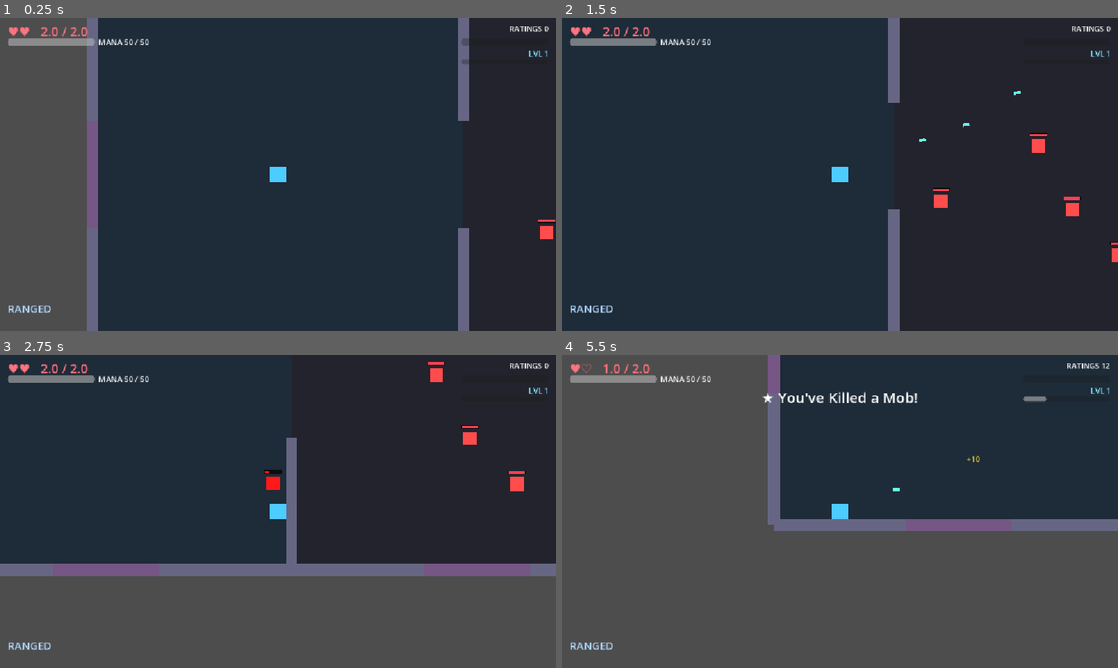
Above: before the commit, frames 1-4 (two rows, left to right).
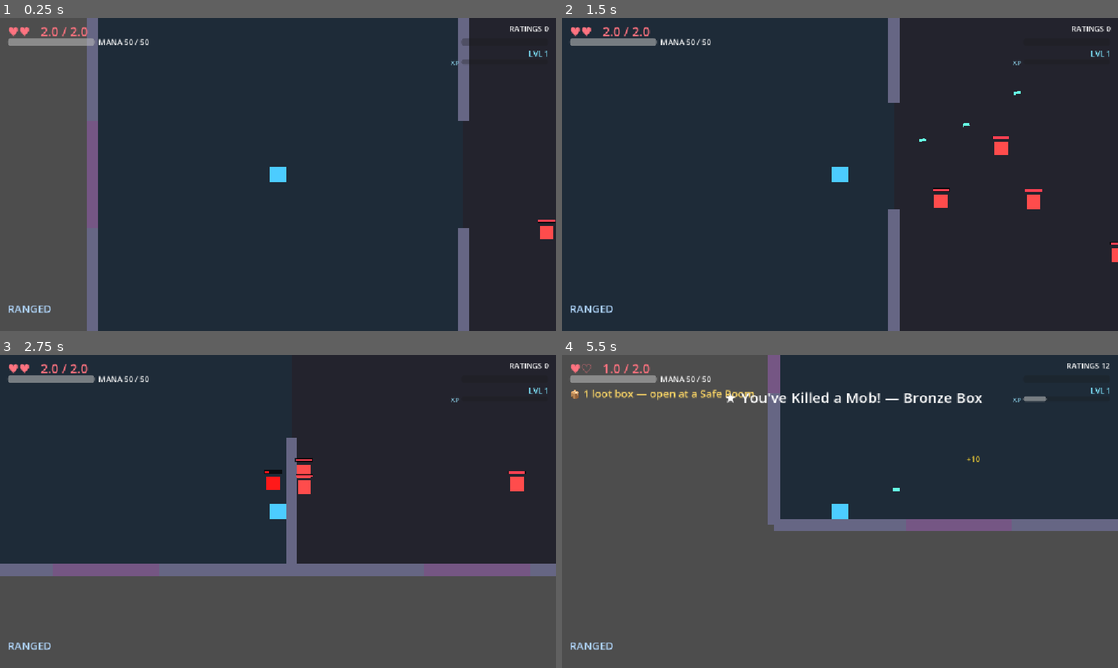
Above: after the commit, the same moments.

Repository: nderman/dungeon-grinder-cal
Game: Godot game, scene res://Floor.tscn
Two runs of this game, one before a commit and one after it. Both use one fixed random seed, a clock stepped at 60 frames per second and the inputs below.
Inputs (mouse positions are in pixels of both pictures, inside the frame that each line leads up to):
- Up to frame 1 (0.25 s): no input
- Up to frame 2 (1.5 s): tap Enter (ui_accept) at 0.5, 0.77 s; move the mouse to (962, 158) at 0.52 s; press the mouse at (962, 158) at 0.53 s; hold D (move_right) 0.53-1.28 s; move the mouse to (728, 190) at 1.27 s; release the mouse at (728, 190) at 1.28 s; hold S (move_down) from 1.28 s (still down); tap Down (aim_down) at 1.35 s
- Up to frame 3 (2.75 s): tap Enter (ui_accept) at 1.52 s; click (166, 527) at 1.55 s; move the mouse to (333, 442) at 2.02 s; release S (move_down) at 2.03 s; press the mouse at (333, 442) at 2.03 s; hold D (move_right) from 2.03 s (still down); tap Left (aim_left) at 2.1 s
- Up to frame 4 (5.5 s): move the mouse to (812, 574) at 2.77 s; release D (move_right) at 2.78 s; release the mouse at (812, 574) at 2.78 s; hold W (move_up) 2.78-3.53 s; tap Right (aim_right) at 2.85 s; tap Enter (ui_accept) at 3.02, 3.77, 4.52 s; click (812, 574) at 3.05 s; move the mouse to (1006, 558) at 3.52 s; press the mouse at (1006, 558) at 3.53 s; hold A (move_left) 3.53-5.03 s; tap Up (aim_up) at 3.6 s; move the mouse to (673, 464) at 4.27 s; release the mouse at (673, 464) at 4.28 s; tap Space (dash) at 4.35 s; click (673, 464) at 4.55 s; move the mouse to (867, 511) at 5.02 s; press the mouse at (867, 511) at 5.03 s; hold S (move_down) from 5.03 s (still down)

The runs differ from the first frame. In frame 1, less than 0.1% of the frame differs, in the area x 81-83%, y 13-16%; in frame 2, 0.6%; in frame 3, 0.5%; in frame 4, 1.2%, in the area x 1-83%, y 10-16%.

Commit message:
Feedback polish: loot counter, snappier death, pack aggro
Playtest fixes:
- Loot notification: persistent "📦 N loot boxes — open at a Safe Room" counter on
  the HUD (GameManager.loot_boxes_changed / add_loot_box, cleared on open_all_boxes),
  and the achievement ticker now names the box tier ("★ Crowd Pleaser — Bronze Box").
- Death: the Cancelled cut is 1.2s (was 2.0s), and the player freezes instantly on
  death (health_depleted → _on_death: physics + input off, velocity zeroed) so you
  can't keep playing during the beat.
- XP bar got a small "XP" label so it reads as XP (bar itself unchanged).
- Pack aggro: a freshly-aggroed mob (by sight OR by being hit) rallies idle buddies
  within alert_radius (260px) to the same target — one hop, so the cluster wakes, not
  the whole floor. Dormant bosses and already-engaged mobs are unaffected.

Co-Authored-By: Claude Opus 4.7 (1M context) <noreply@anthropic.com>

Diff:
--- a/game-client/components/AIComponent.gd
+++ b/game-client/components/AIComponent.gd
@@ -9,6 +9,7 @@
 var current_state: State = State.IDLE
 
 @export var detection_range: float = 400.0
+@export var alert_radius: float = 260.0          # a freshly-aggroed mob rallies buddies within this
 @export var attack_range: float = 60.0
 @export var telegraph_duration: float = 0.3   # Glitch-Goblin baseline
 @export var attack_cooldown: float = 1.2
@@ -53,6 +54,28 @@
 	target = players[0] as CharacterBody2D
 	if current_state == State.IDLE:
 		_change_state(State.CHASE)
+		_rally_nearby()
+
+# Alert idle mobs near me to the same target — sniping/sighting one wakes its cluster.
+# Alerted mobs do NOT re-rally (one hop), so a pack wakes, not the whole floor.
+func _rally_nearby() -> void:
+	if not is_instance_valid(target):
+		return
+	for e in get_tree().get_nodes_in_group("enemies"):
+		if e == parent or not (e is Node2D):
+			continue
+		if global_position.distance_to((e as Node2D).global_position) > alert_radius:
+			continue
+		var ai := e.get_node_or_null("AIComponent") as AIComponent
+		if ai:
+			ai.alert(target)
+
+func alert(t: CharacterBody2D) -> void:
+	if not _active or is_instance_valid(target):
+		return   # dormant, or already engaged
+	target = t
+	if current_state == State.IDLE:
+		_change_state(State.CHASE)
 
 func _physics_process(delta: float) -> void:
 	if not _active:
@@ -70,6 +93,7 @@
 	if p and global_position.distance_to(p.global_position) < detection_range:
 		target = p
 		_change_state(State.CHASE)
+		_rally_nearby()
 
 func _handle_chase(delta: float) -> void:
 	if target == null:
--- a/game-client/entities/player/Player.gd
+++ b/game-client/entities/player/Player.gd
@@ -58,6 +58,14 @@
 	add_child(_melee_fx)
 	_inventory_panel = InventoryPanel.new()
 	add_child(_inventory_panel)
+	health_comp.health_depleted.connect(_on_death)
+
+# Death ("Cancelled"): freeze the contestant at once so you can't keep playing during the
+# brief Green-Room cut. GameManager.end_run (fired by HealthComponent) handles the hand-off.
+func _on_death() -> void:
+	set_physics_process(false)
+	set_process_unhandled_input(false)
+	velocity = Vector2.ZERO
 
 func _initialize_contestant() -> void:
 	if not GameManager.current_run_stats.is_empty():
--- a/game-client/scripts/autoloads/AchievementManager.gd
+++ b/game-client/scripts/autoloads/AchievementManager.gd
@@ -47,8 +47,9 @@
 			_run_unlocked.append(id)
 		_:
 			pass   # "repeatable" — no dedup
-	GameManager.earned_loot_boxes.append(int(a["tier"]))
-	SignalBus.achievement_unlocked.emit(a["title"])
+	GameManager.add_loot_box(int(a["tier"]))
+	# Name the box tier so the ticker tells you what you actually won.
+	SignalBus.achievement_unlocked.emit("%s — %s Box" % [a["title"], LootData.tier_name(int(a["tier"]))])
 
 # Safe-Room only: open every pending box at once, low tier -> high (DCC).
 func open_all_boxes(stats: Dictionary) -> void:
@@ -57,6 +58,7 @@
 		return
 	var boxes: Array = GameManager.earned_loot_boxes.duplicate()
 	GameManager.earned_loot_boxes.clear()
+	GameManager.loot_boxes_changed.emit(0)   # pending counter back to zero
 	boxes.sort()
 	for tier in boxes:
 		SignalBus.box_opened.emit(LootData.tier_name(int(tier)))
--- a/game-client/scripts/autoloads/GameManager.gd
+++ b/game-client/scripts/autoloads/GameManager.gd
@@ -66,6 +66,12 @@
 signal hype_changed(new_value: float)
 signal floor_changed(floor: int)
 signal items_changed()
+signal loot_boxes_changed(count: int)   # pending boxes waiting to open at a Safe Room
+
+# Queue a loot box (from an achievement) and ping the HUD so the player knows it's waiting.
+func add_loot_box(tier: int) -> void:
+	earned_loot_boxes.append(tier)
+	loot_boxes_changed.emit(earned_loot_boxes.size())
 
 # Effective stats = base run-stats (race/class + skill points) + equipped gear bonuses.
 func get_effective_stats() -> Dictionary:
@@ -210,5 +216,5 @@
 		MetaManager.add_milestone_token(1)
 
 	MetaManager.save_persistence()
-	await get_tree().create_timer(2.0).timeout   # let the "Cancelled" static play
+	await get_tree().create_timer(1.2).timeout   # brief "Cancelled" beat, then cut to Green Room
 	get_tree().change_scene_to_file(GREEN_ROOM_PATH)
--- a/game-client/ui/CombatHUD.gd
+++ b/game-client/ui/CombatHUD.gd
@@ -14,6 +14,7 @@
 @onready var ticker: Label = $Ticker
 @onready var weapon_label: Label = $Weapon
 @onready var quickbar_label: Label = $QuickBar
+@onready var boxes_label: Label = $Boxes
 
 const SPIKE_TEXT := {
 	"SPEED_DEMON": "SPEED DEMON!", "NEAR_DEATH": "NEAR DEATH!",
@@ -33,12 +34,18 @@
 	SignalBus.leveled_up.connect(_on_levelup)
 	SignalBus.weapon_changed.connect(func(n): weapon_label.text = n)
 	GameManager.items_changed.connect(_refresh_quickbar)
+	GameManager.loot_boxes_changed.connect(_on_boxes)
 	_on_rating(GameManager.run_ratings)
 	_on_hype(GameManager.hype_meter)
 	_on_xp(GameManager.xp, GameManager.xp_to_next(GameManager.level), GameManager.level)
 	_refresh_quickbar()
+	_on_boxes(GameManager.earned_loot_boxes.size())
 	ticker.modulate.a = 0.0
 	_bind_player.call_deferred()
+
+# Persistent reminder of loot boxes waiting to be opened at the next Safe Room.
+func _on_boxes(count: int) -> void:
+	boxes_label.text = "📦 %d loot box%s — open at a Safe Room" % [count, "" if count == 1 else "es"] if count > 0 else ""
 
 func _refresh_quickbar() -> void:
 	if GameManager.quickbar.is_empty():
--- a/game-client/ui/CombatHUD.tscn
+++ b/game-client/ui/CombatHUD.tscn
@@ -30,6 +30,15 @@
 offset_bottom = 60.0
 text = "MANA — / —"
 
+[node name="Boxes" type="Label" parent="."]
+offset_left = 16.0
+offset_top = 64.0
+offset_right = 400.0
+offset_bottom = 90.0
+theme_override_font_sizes/font_size = 22
+theme_override_colors/font_color = Color(1, 0.85, 0.4, 1)
+text = ""
+
 [node name="Ratings" type="Label" parent="."]
 anchor_left = 1.0
 anchor_right = 1.0
@@ -61,6 +70,18 @@
 theme_override_colors/font_color = Color(0.5, 0.9, 1, 1)
 horizontal_alignment = 2
 text = "LVL 1"
+
+[node name="XPLabel" type="Label" parent="."]
+anchor_left = 1.0
+anchor_right = 1.0
+offset_left = -244.0
+offset_top = 82.0
+offset_right = -200.0
+offset_bottom = 100.0
+theme_override_font_sizes/font_size = 14
+theme_override_colors/font_color = Color(0.6, 0.9, 1, 0.8)
+horizontal_alignment = 2
+text = "XP"
 
 [node name="XPBar" type="ProgressBar" parent="."]
 anchor_left = 1.0
